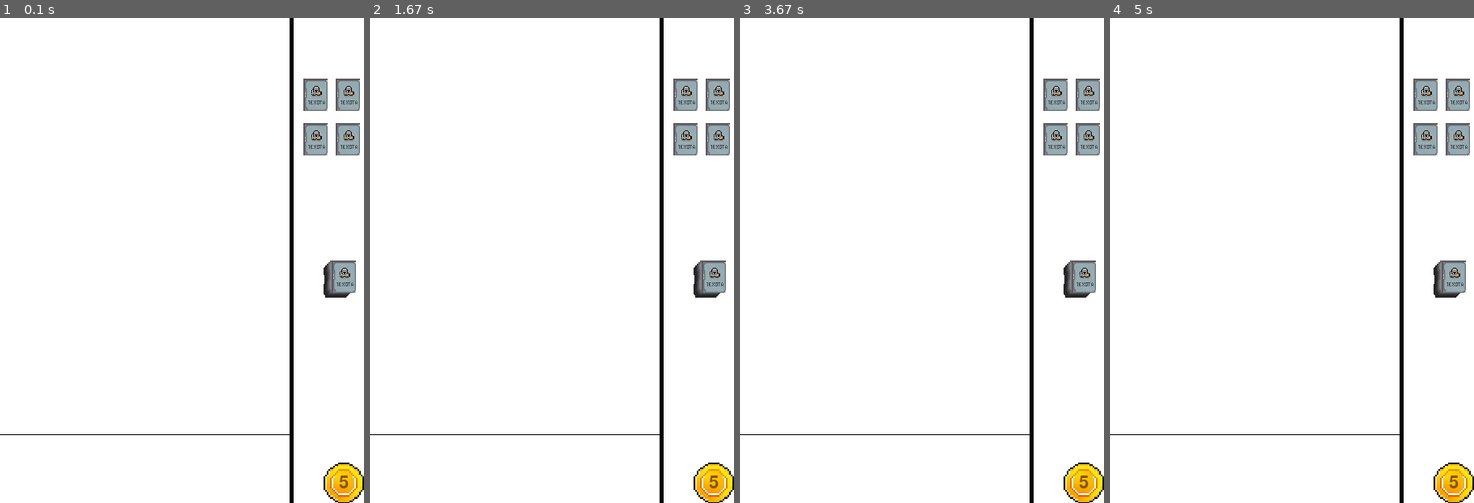
Above: before the commit, frames 1-4 (left to right).
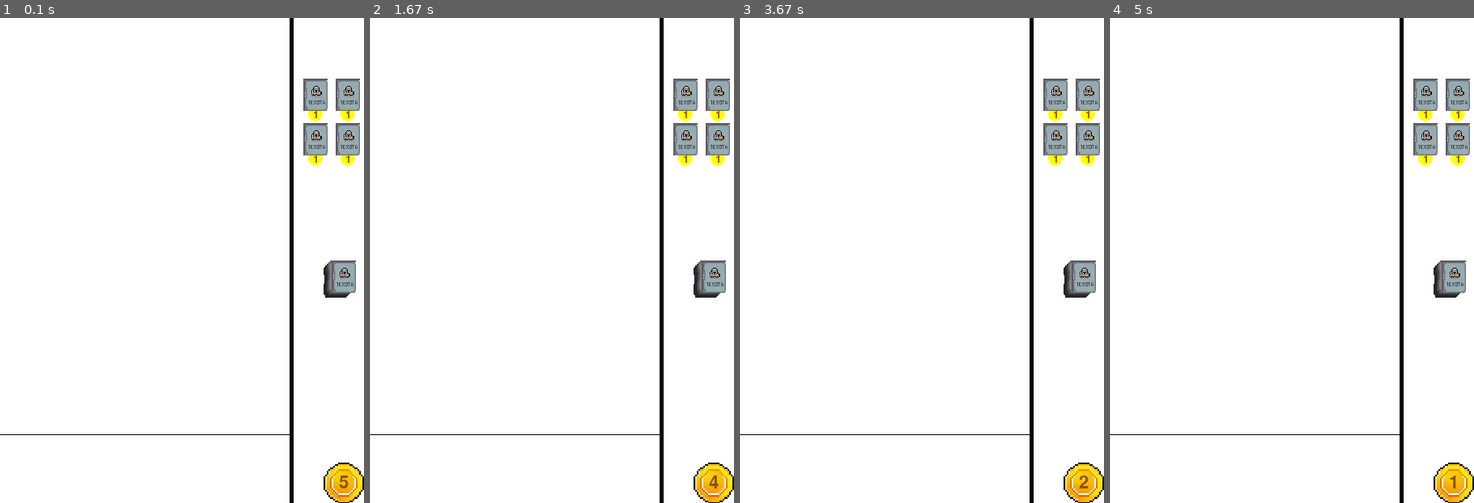
Above: after the commit, the same moments.

Repository: Choriso/PyGame_YL
Game: pygame game, started from main.py
The game is run twice, just before and just after one commit, with the same random seed, the same clock (stepped at 60 frames per second) and the same inputs.
Inputs (mouse positions are in pixels of both pictures, inside the frame that each line leads up to):
- Up to frame 1 (0.1 s): no input
- Up to frame 2 (1.67 s): click (686, 95) at 0.38 s; click (552, 289) at 0.72 s
- Up to frame 3 (3.67 s): click (1089, 95) at 2.05 s; click (1056, 139) at 3.38 s
- Up to frame 4 (5 s): click (1459, 139) at 4.72 s

The runs differ from the first frame. In frame 1, 0.3% of the frame differs, in the area x 84-98%, y 19-31%; in frame 2, 0.3%; in frame 3, 0.3%; in frame 4, 0.3%, in the area x 84-98%, y 19-97%.

Commit message:
update store, add class Game in main.py

Diff:
--- a/card_cl.py
+++ b/card_cl.py
@@ -14,6 +14,7 @@
 
     def __init__(self, group, link):
         super().__init__(group)
+        self.name = link
         self.image = pygame.transform.scale(load_image(IMAGES[link]), (30, 40))
         self.rect = self.image.get_rect()
         self.link = CLASSES[link]
--- a/consts.py
+++ b/consts.py
@@ -25,7 +25,23 @@
     'archer': ...,
     'fence': ...,
     'wall': ...,
-    'thorn': ...,  # колючка
+    'thorn': ...,
+    'canon': ...,
+    'catapult': ...,
+    'gold mine': ...,
+    'freeze': ...,
+    'bomb': ...,
+}
+
+PRICES = {
+    'knight': 1,
+    'cavalry': ...,
+    'prince': ...,
+    'halberdier': ...,
+    'archer': ...,
+    'fence': ...,
+    'wall': ...,
+    'thorn': ...,
     'canon': ...,
     'catapult': ...,
     'gold mine': ...,
--- a/goldcoin.py
+++ b/goldcoin.py
@@ -26,6 +26,13 @@
         pos = self.gold_to_pos[len(str(self.gold))]
         screen.blit(text, pos)
 
+    def buy(self, price):
+        if self.gold >= price:
+            self.gold -= price
+            self.gold = max(self.gold, 0)
+            return True
+        return False
+
 
 def main():
     running = True
--- a/main.py
+++ b/main.py
@@ -9,15 +9,34 @@
 screen.fill('white')
 all_sprites = pygame.sprite.Group()
 
+
+class Game:
+    def __init__(self):
+        self.goldCoin = GoldCoin(all_sprites)
+        self.deck = Deck(all_sprites)
+        self.store = Store()
+
+        self.deck.add_sprite(all_sprites)
+        self.store.add_sprites(all_sprites)
+        self.store.draw_prices(screen)
+
+    def update(self):
+        self.store.update()
+
+    def take_card_store(self, pos):
+        card = self.store.take_cards(pos, all_sprites)
+        if card:
+            price = self.store.costs(card)
+            res = self.goldCoin.buy(price)
+            if res:
+                return card
+        return None
+
+
 running = True
-goldCoin = GoldCoin(all_sprites)
-deck = Deck(all_sprites)
-deck.add_sprite(all_sprites)
-store = Store()
-store.add_sprites(all_sprites)
-
+game = Game()
 pygame.draw.line(screen, 'black', (360, 0), (360, 600), 5)
-pygame.draw.line(screen, 'black', (0, 515), (360, 515))
+pygame.draw.line(screen, 'black', (0, 515), (360, 515))  # закинуть в рисовалку поля
 
 while running:
     for event in pygame.event.get():
@@ -25,11 +44,12 @@
             running = False
 
         if event.type == pygame.MOUSEBUTTONDOWN and event.button == 1:
-            print(store.take_cards(event.pos, all_sprites))
+            res = game.take_card_store(event.pos)
+            if res:
+                print(res.name)
 
     all_sprites.draw(screen)
     all_sprites.update()
-    store.update()
     pygame.display.flip()
 
 pygame.quit()
--- a/store.py
+++ b/store.py
@@ -1,12 +1,12 @@
 import pygame
 from card_cl import Card
 from random import choice
-from consts import CLASSES
+from consts import CLASSES, PRICES
 
 pygame.init()
 size = width, height = 450, 600
 screen = pygame.display.set_mode(size)
-screen.fill('white')
+screen.fill('grey')
 all_sprites = pygame.sprite.Group()
 
 
@@ -15,23 +15,22 @@
         self.poses = {1: (375, 75), 2: (415, 75), 3: (375, 130), 4: (415, 130)}
         first = Card(all_sprites, 'knight')
         first.rect.x, first.rect.y = self.poses[1]
+
         second = Card(all_sprites, 'knight')
         second.rect.x, second.rect.y = self.poses[2]
+
         third = Card(all_sprites, 'knight')
         third.rect.x, third.rect.y = self.poses[3]
+
         fourth = Card(all_sprites, 'knight')
         fourth.rect.x, fourth.rect.y = self.poses[4]
+
         self.cur_cards = [first, second, third, fourth]
 
     def take_cards(self, pos, group):
-        flag = False
-        ind = 1
-        for i in range(4):
-            if self.cur_cards[i].rect.collidepoint(*pos):
-                flag = True
-                ind = i
-                break
-        if flag:
+        res = self.is_concerning(pos)
+        if res[0]:
+            ind = res[1]
             card = self.cur_cards[ind]
             self.cur_cards[ind] = Card(all_sprites, 'knight')  # choice(list(CLASSES.keys()))
             self.cur_cards[ind].rect.x, self.cur_cards[ind].rect.y = self.poses[ind + 1]
@@ -46,17 +45,34 @@
         for card in self.cur_cards:
             group.add(card)
 
+    def draw_prices(self, surface):
+        for i in range(4):
+            pygame.draw.circle(surface, 'yellow', (self.poses[i + 1][0] + 15, self.poses[i + 1][1] + 44), 9)
+            font = pygame.font.SysFont('default', 20, italic=False, bold=False)
+            text = font.render(f'{PRICES[self.cur_cards[i].name]}', 1, "#895404")
+            surface.blit(text, (self.poses[i + 1][0] + 12, self.poses[i + 1][1] + 38))
+
+    def is_concerning(self, pos):
+        for i in range(4):
+            if self.cur_cards[i].rect.collidepoint(*pos):
+                return True, i
+        return False, -1
+
+    def costs(self, card):
+        return PRICES[card.name]
+
 
 def main():
     running = True
     store = Store()
+    store.draw_prices(screen)
     while running:
         for event in pygame.event.get():
             if event.type == pygame.QUIT:
                 running = False
 
             if event.type == pygame.MOUSEBUTTONDOWN and event.button == 1:
-                print(store.take_cards(event.pos))
+                print(store.take_cards(event.pos, all_sprites))
 
         all_sprites.draw(screen)
         all_sprites.update()
